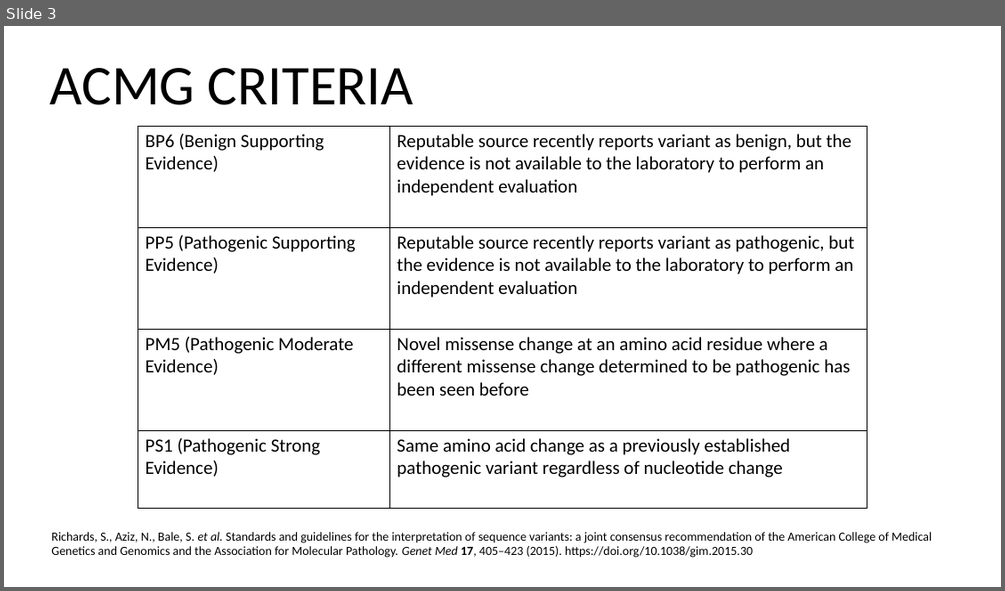
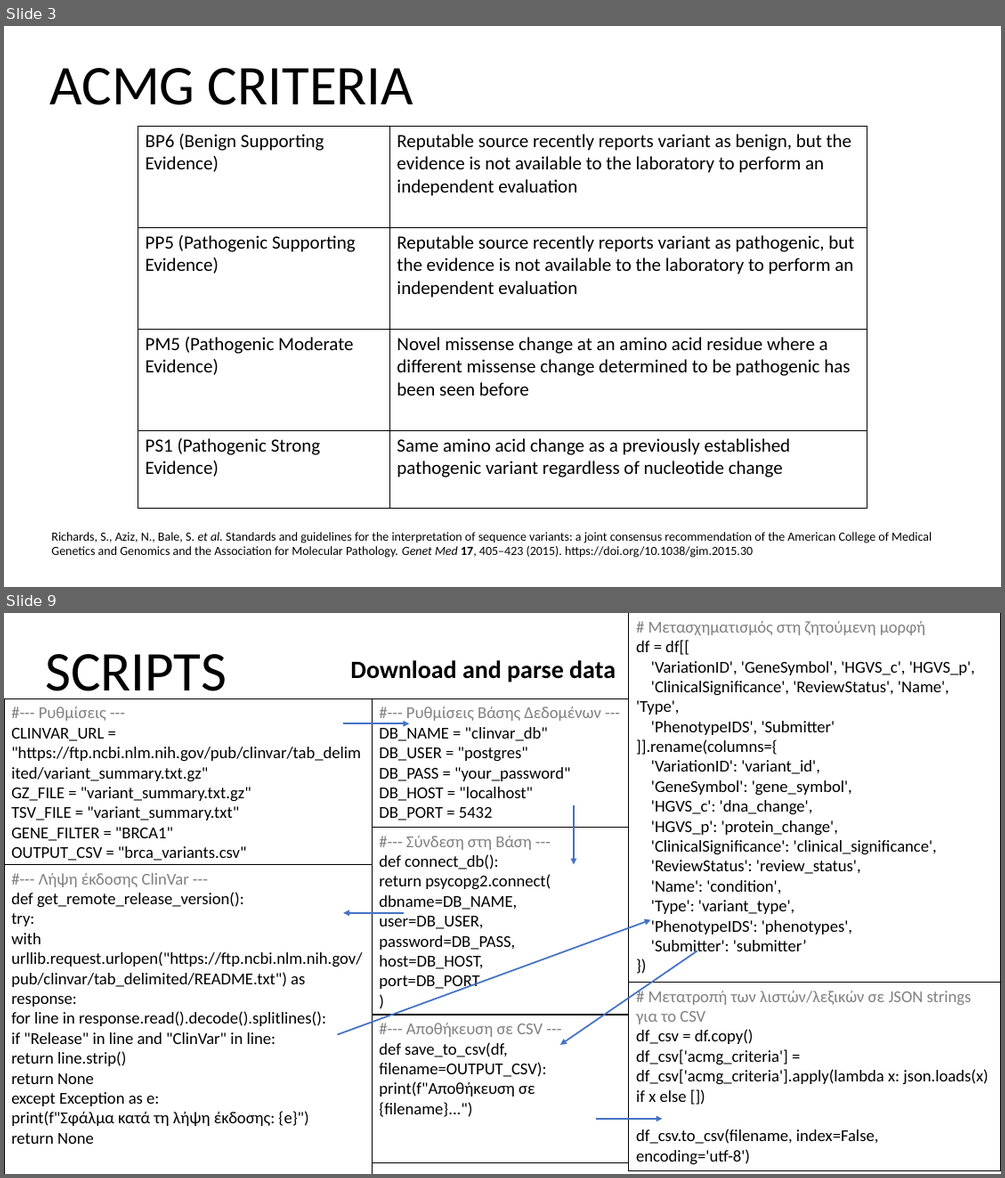
Before and after one commit to iliaanaa/genekor, a slide deck: intro.pptx. Shown one above the other, each under a label of ours: slide 3 before the commit, slides 3 and 9 after it; the slides between them are not shown. The pictures are 1005x591 and 1005x1178 pixels, drawn with LibreOffice and Linux fonts; fonts in the diff are those of the drawing. Boxes give left, top, right and bottom in pixels: in the first picture for what was removed or moved away, otherwise in the second. Text is boxed around its words. In the diff, an @@ line names an element or a change of style, - is before the commit and + after.

```diff
--- a/intro.pptx
+++ b/intro.pptx
@@ slide 9 added at [4,613,1001,1174], background #FFFFFF @@
@@ rectangle added at [629,613,1001,982], fill #FFFFFF, outline #000000 1 pt, 16 pt, text #000000 @@
+# Μετασχηματισμός στη ζητούμενη μορφή
+df = df[[
+'VariationID', 'GeneSymbol', 'HGVS_c', 'HGVS_p',
+'ClinicalSignificance', 'ReviewStatus', 'Name', 'Type',
+'PhenotypeIDS', 'Submitter'
+]].rename(columns={
+'VariationID': 'variant_id',
+'GeneSymbol': 'gene_symbol',
+'HGVS_c': 'dna_change',
+'HGVS_p': 'protein_change',
+'ClinicalSignificance': 'clinical_significance',
+'ReviewStatus': 'review_status',
+'Name': 'condition',
+'Type': 'variant_type',
+'PhenotypeIDS': 'phenotypes',
+'Submitter': 'submitter’
+})
@@ text added at [45,654,226,699], 54 pt, text #000000 @@
+SCRIPTS
@@ text added at [350,660,615,682], 24 pt, text #000000, bold @@
+Download and parse data
@@ rectangle added at [4,699,372,870], fill #FFFFFF, outline #000000 1 pt, 16 pt, text #000000 @@
+#--- Ρυθμίσεις ---
+CLINVAR_URL = "https://ftp.ncbi.nlm.nih.gov/pub/clinvar/tab_delimited/variant_summary.txt.gz"
+GZ_FILE = "variant_summary.txt.gz"
+TSV_FILE = "variant_summary.txt"
+GENE_FILTER = "BRCA1"
+OUTPUT_CSV = "brca_variants.csv"
@@ rectangle added at [372,699,629,827], fill #FFFFFF, outline #000000 1 pt, 16 pt, text #000000 @@
+#--- Ρυθμίσεις Βάσης Δεδομένων ---
+DB_NAME = "clinvar_db"
+DB_USER = "postgres"
+DB_PASS = "your_password"
+DB_HOST = "localhost"
+DB_PORT = 5432
@@ arrow added from (343, 723) to (409, 723), #4472C4 1.5 pt @@
@@ arrow added from (574, 806) to (574, 864), #4472C4 1.5 pt @@
@@ rectangle added at [372,827,629,1015], fill #FFFFFF, outline #000000 1 pt, 16 pt, text #000000 @@
+#--- Σύνδεση στη Βάση ---
+def connect_db():
+return psycopg2.connect(
+dbname=DB_NAME,
+user=DB_USER,
+password=DB_PASS,
+host=DB_HOST,
+port=DB_PORT
+)
@@ rectangle added at [4,864,372,1174], fill #FFFFFF, outline #000000 1 pt, 16 pt, text #000000 @@
+#--- Λήψη έκδοσης ClinVar ---
+def get_remote_release_version():
+try:
+with urllib.request.urlopen("https://ftp.ncbi.nlm.nih.gov/pub/clinvar/tab_delimited/README.txt") as response:
+for line in response.read().decode().splitlines():
+if "Release" in line and "ClinVar" in line:
+return line.strip()
+return None
+except Exception as e:
+print(f"Σφάλμα κατά τη λήψη έκδοσης: {e}")
+return None
@@ arrow added from (338, 1035) to (651, 919), #4472C4 1.5 pt @@
@@ arrow added from (404, 913) to (343, 913), #4472C4 1.5 pt @@
@@ arrow added from (697, 951) to (560, 1045), #4472C4 1.5 pt @@
@@ rectangle added at [629,981,1001,1170], fill #FFFFFF, outline #000000 1 pt, 16 pt, text #000000 @@
+# Μετατροπή των λιστών/λεξικών σε JSON strings για το CSV
+df_csv = df.copy()
+df_csv['acmg_criteria'] = df_csv['acmg_criteria'].apply(lambda x: json.loads(x) if x else [])
+df_csv.to_csv(filename, index=False, encoding='utf-8')
@@ rectangle added at [372,1014,629,1163], fill #FFFFFF, outline #000000 1 pt, 16 pt, text #000000 @@
+#--- Αποθήκευση σε CSV ---
+def save_to_csv(df, filename=OUTPUT_CSV):
+print(f"Αποθήκευση σε {filename}...")
@@ arrow added from (596, 1119) to (662, 1119), #4472C4 1.5 pt @@
```
Also in this commit, not shown: 1 slide changed, 9 other slides added, 1 slide removed.
